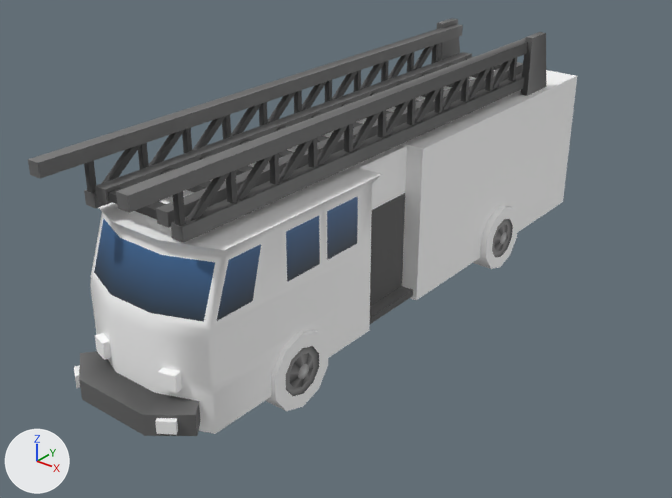
The glTF model EverythingLibraryBrowser/models/vehicles/vehicles-trucks-vans-fire-truck/vehicles-trucks-vans-fire-truck_v1.glb as it was, and as the next commit left it.
Before and after are seen from a 50 mm lens placed at (9.37, -12.49, 8.66), pointed at (0.12, -0.92, 1.5). The lights are fixed; the arrows at lower left show +X, +Y and +Z. The picture after the commit comes second. Vertices at exactly the same position are counted once.

The first picture shows 'Fire Truck'.
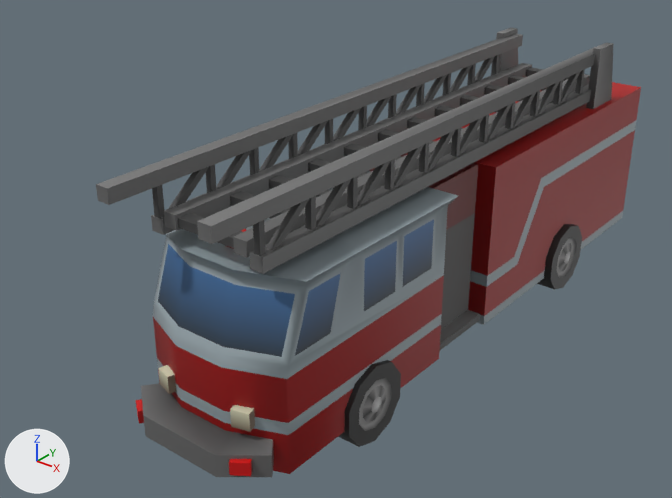
Changed parts and their boxes (x1, y1, x2, y2) in the pictures (672 x 498 px):
'Fire Truck', reshaped, moved (8% narrower): before (28, 18, 577, 436); after (136, 82, 641, 476)
'Fire Truck.001', added: after (96, 28, 614, 477)
part 1 of me_mesh_002, deleted: before (28, 18, 546, 436)
part 2 of me_mesh_002, deleted: before (91, 146, 519, 411)
part 3 of me_mesh_002, recoloured: before (74, 70, 577, 435); after (136, 82, 641, 476)

What the commit changed:
me_mesh_002 is used by ob_fire_truck; location (0.0, 0.0, 0.0).
me_mesh_002 had 1190 vertices, 1640 faces and spanned x -1.4..1.4, y -6.0..6.0, z 0.0..4.47.
me_mesh_002 no longer uses material mat_mat_refl_016.
me_mesh_002 now has 462 vertices, 768 faces and spans x -1.38..1.38, y -5.84..6.0, z 0.0..3.55.
me_mesh_002 part 1: 63 loose pieces with 512 vertices, spanning x -1.27..1.27, y -6.0..4.78, z 0.66..4.47, are deleted.
me_mesh_002 part 2: 216 vertices removed from x -1.4..1.4, y -5.38..3.31, z 0.24..3.09.
me_mesh_002 part 3: 600 kept faces spanning x -1.38..1.38, y -5.84..6.0, z 0.0..3.55 get new vertex colours.
Mesh me_mesh_001 is new.
It has 728 vertices, 872 faces and spans x -1.4..1.4, y -6.0..4.78, z 0.24..4.47.
It uses material mat_mat_refl_016.
Object 'Fire Truck' (ob_fire_truck) moves from (0.0, 0.0, 0.0) to (1.4, 0.0, 0.0).
Object 'Fire Truck.001' (ob_fire_truck_001) is new; it shows me_mesh_001.
Its location is (1.4, 0.0, 0.0).
